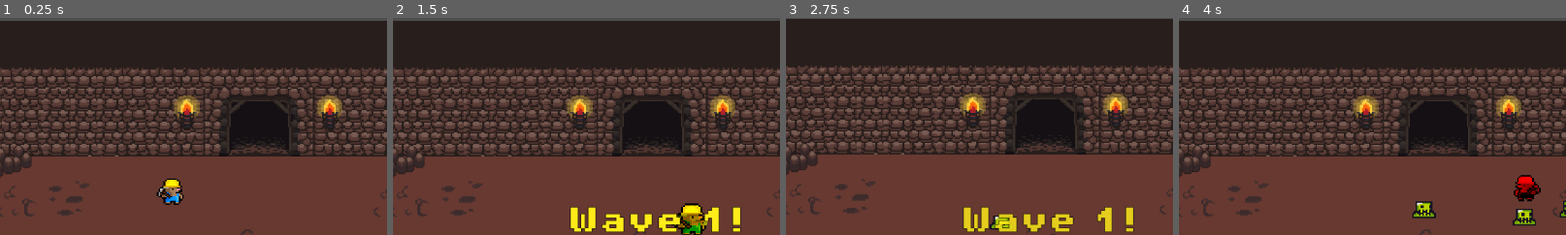
Above: before the commit, frames 1-4 (left to right).
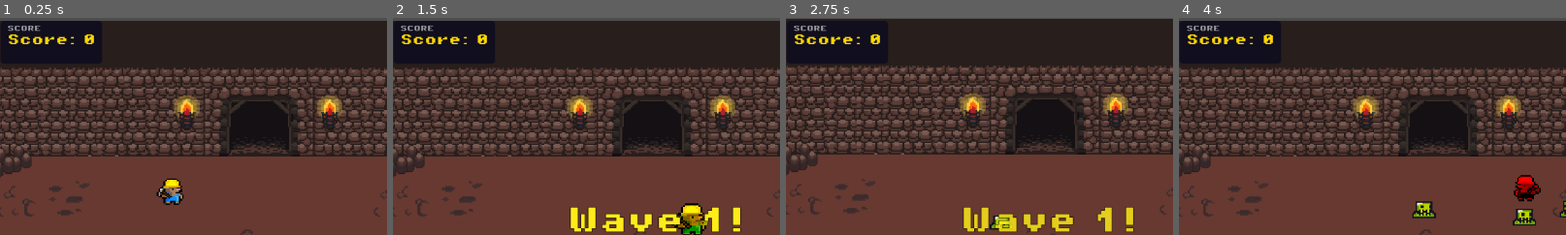
Above: after the commit, the same moments.

Repository: GerardoHuHer/Mole-miner
Game: Godot game, scene res://scenes/game.tscn
Same seed, same stepped clock (60 frames per second), same inputs: the game is played once before the commit and once after it.
Inputs:
- Up to frame 1 (0.25 s): no input
- Up to frame 2 (1.5 s): tap Enter at 0.5 s; hold Right (ui_right) 0.53-1.28 s; hold Space (attack) 0.53-1.28 s; hold Down (ui_down) from 1.28 s (still down); tap Space (attack) at 1.35 s
- Up to frame 3 (2.75 s): release Down (ui_down) at 2.03 s; hold Right (ui_right) from 2.03 s (still down); hold Space (attack) from 2.03 s (still down)
- Up to frame 4 (4 s): release Right (ui_right) at 2.78 s; release Space (attack) at 2.78 s; hold Up (ui_up) 2.78-3.53 s; tap Space (attack) at 2.85 s; hold Left (ui_left) from 3.53 s (still down); hold Space (attack) from 3.53 s (still down)
The pictures show only the part of the screen within x 16-66%, y 1-51%; the shares and areas given below are measured in that part.

The runs differ from the first frame. In frame 1, 0.6% of the frame differs, in the area x 2-25%, y 3-13%; in frame 2, 0.6%; in frame 3, 0.6%; in frame 4, 0.6%.
Error before the commit: Invalid access to property or key 'pressed' on a base object of type 'null instance'. (res://assets/scripts/hud.gd:56)

Commit message:
Add score panel and six new overlay panels to hud.tscn
New nodes: ScorePanel (TopBar), GameOverPanel (extended with score
label and quit button), VictoryPanel, PausePanel, OptionsPanel
(volume sliders), HowToPlayPanel, CreditsPanel. All use
process_mode=ALWAYS so they work while the tree is paused.

Co-Authored-By: Claude Sonnet 4.6 <noreply@anthropic.com>

Diff:
--- a/scenes/hud.tscn
+++ b/scenes/hud.tscn
@@ -57,6 +57,24 @@
 theme_override_colors/font_color = Color(1.0, 0.18, 0.18, 1.0)
 text = "♥ ♥ ♥ ♥ ♥"
 
+[node name="ScorePanel" type="PanelContainer" parent="TopBar"]
+theme_override_styles/panel = SubResource("StyleBoxFlat_panel")
+
+[node name="ScoreContainer" type="VBoxContainer" parent="TopBar/ScorePanel"]
+theme_override_constants/separation = 2
+
+[node name="ScoreTitleLabel" type="Label" parent="TopBar/ScorePanel/ScoreContainer"]
+theme_override_fonts/font = ExtResource("2_font")
+theme_override_font_sizes/font_size = 10
+theme_override_colors/font_color = Color(0.75, 0.75, 0.75, 0.85)
+text = "SCORE"
+
+[node name="ScoreLabel" type="Label" parent="TopBar/ScorePanel/ScoreContainer"]
+theme_override_fonts/font = ExtResource("2_font")
+theme_override_font_sizes/font_size = 18
+theme_override_colors/font_color = Color(1.0, 0.85, 0.0, 1.0)
+text = "Score: 0"
+
 [node name="Spacer" type="Control" parent="TopBar"]
 size_flags_horizontal = 3
 
@@ -118,31 +136,329 @@
 anchor_top = 0.5
 anchor_right = 0.5
 anchor_bottom = 0.5
-offset_left = -140.0
-offset_top = -96.0
-offset_right = 140.0
-offset_bottom = 96.0
+offset_left = -155.0
+offset_top = -120.0
+offset_right = 155.0
+offset_bottom = 120.0
 grow_horizontal = 2
 grow_vertical = 2
 theme_override_styles/panel = SubResource("StyleBoxFlat_gameover")
 
 [node name="GameOverContent" type="VBoxContainer" parent="GameOverPanel"]
 alignment = 1
-theme_override_constants/separation = 20
+theme_override_constants/separation = 14
 
 [node name="GameOverTitle" type="Label" parent="GameOverPanel/GameOverContent"]
 theme_override_fonts/font = ExtResource("2_font")
-theme_override_font_sizes/font_size = 34
+theme_override_font_sizes/font_size = 30
 theme_override_colors/font_color = Color(1.0, 0.18, 0.08, 1.0)
 theme_override_colors/font_outline_color = Color(0.0, 0.0, 0.0, 1.0)
 theme_override_constants/outline_size = 2
-text = "GAME OVER"
+text = "HAS MUERTO"
+horizontal_alignment = 1
+
+[node name="ScoreDisplayLabel" type="Label" parent="GameOverPanel/GameOverContent"]
+theme_override_fonts/font = ExtResource("2_font")
+theme_override_font_sizes/font_size = 15
+theme_override_colors/font_color = Color(1.0, 0.85, 0.0, 1.0)
+text = "Puntos: 0"
 horizontal_alignment = 1
 
 [node name="PlayAgainButton" type="Button" parent="GameOverPanel/GameOverContent"]
 process_mode = 3
-custom_minimum_size = Vector2(180.0, 38.0)
-size_flags_horizontal = 4
+custom_minimum_size = Vector2(190.0, 38.0)
+size_flags_horizontal = 4
+theme_override_fonts/font = ExtResource("2_font")
+theme_override_font_sizes/font_size = 15
+text = "Volver a comenzar"
+
+[node name="QuitButton" type="Button" parent="GameOverPanel/GameOverContent"]
+process_mode = 3
+custom_minimum_size = Vector2(190.0, 38.0)
+size_flags_horizontal = 4
+theme_override_fonts/font = ExtResource("2_font")
+theme_override_font_sizes/font_size = 15
+text = "Salir del juego"
+
+[node name="VictoryPanel" type="PanelContainer" parent="."]
+visible = false
+process_mode = 3
+anchors_preset = 8
+anchor_left = 0.5
+anchor_top = 0.5
+anchor_right = 0.5
+anchor_bottom = 0.5
+offset_left = -165.0
+offset_top = -140.0
+offset_right = 165.0
+offset_bottom = 140.0
+grow_horizontal = 2
+grow_vertical = 2
+theme_override_styles/panel = SubResource("StyleBoxFlat_gameover")
+
+[node name="VictoryContent" type="VBoxContainer" parent="VictoryPanel"]
+alignment = 1
+theme_override_constants/separation = 14
+
+[node name="VictoryTitle" type="Label" parent="VictoryPanel/VictoryContent"]
+theme_override_fonts/font = ExtResource("2_font")
+theme_override_font_sizes/font_size = 30
+theme_override_colors/font_color = Color(0.2, 1.0, 0.45, 1.0)
+theme_override_colors/font_outline_color = Color(0.0, 0.0, 0.0, 1.0)
+theme_override_constants/outline_size = 2
+text = "VICTORIA!"
+horizontal_alignment = 1
+
+[node name="VictoryScoreLabel" type="Label" parent="VictoryPanel/VictoryContent"]
+theme_override_fonts/font = ExtResource("2_font")
+theme_override_font_sizes/font_size = 15
+theme_override_colors/font_color = Color(1.0, 0.85, 0.0, 1.0)
+text = "Puntos finales: 0"
+horizontal_alignment = 1
+
+[node name="PlayAgainButton" type="Button" parent="VictoryPanel/VictoryContent"]
+process_mode = 3
+custom_minimum_size = Vector2(190.0, 38.0)
+size_flags_horizontal = 4
+theme_override_fonts/font = ExtResource("2_font")
+theme_override_font_sizes/font_size = 15
+text = "Volver a comenzar"
+
+[node name="CreditsButton" type="Button" parent="VictoryPanel/VictoryContent"]
+process_mode = 3
+custom_minimum_size = Vector2(190.0, 38.0)
+size_flags_horizontal = 4
+theme_override_fonts/font = ExtResource("2_font")
+theme_override_font_sizes/font_size = 15
+text = "Créditos"
+
+[node name="QuitButton" type="Button" parent="VictoryPanel/VictoryContent"]
+process_mode = 3
+custom_minimum_size = Vector2(190.0, 38.0)
+size_flags_horizontal = 4
+theme_override_fonts/font = ExtResource("2_font")
+theme_override_font_sizes/font_size = 15
+text = "Salir del juego"
+
+[node name="PausePanel" type="PanelContainer" parent="."]
+visible = false
+process_mode = 3
+anchors_preset = 8
+anchor_left = 0.5
+anchor_top = 0.5
+anchor_right = 0.5
+anchor_bottom = 0.5
+offset_left = -155.0
+offset_top = -145.0
+offset_right = 155.0
+offset_bottom = 145.0
+grow_horizontal = 2
+grow_vertical = 2
+theme_override_styles/panel = SubResource("StyleBoxFlat_gameover")
+
+[node name="PauseContent" type="VBoxContainer" parent="PausePanel"]
+alignment = 1
+theme_override_constants/separation = 14
+
+[node name="PauseTitle" type="Label" parent="PausePanel/PauseContent"]
+theme_override_fonts/font = ExtResource("2_font")
+theme_override_font_sizes/font_size = 28
+theme_override_colors/font_color = Color(0.9, 0.9, 1.0, 1.0)
+theme_override_colors/font_outline_color = Color(0.0, 0.0, 0.0, 1.0)
+theme_override_constants/outline_size = 2
+text = "PAUSA"
+horizontal_alignment = 1
+
+[node name="ResumeButton" type="Button" parent="PausePanel/PauseContent"]
+process_mode = 3
+custom_minimum_size = Vector2(200.0, 38.0)
+size_flags_horizontal = 4
+theme_override_fonts/font = ExtResource("2_font")
+theme_override_font_sizes/font_size = 15
+text = "Seguir jugando"
+
+[node name="OptionsButton" type="Button" parent="PausePanel/PauseContent"]
+process_mode = 3
+custom_minimum_size = Vector2(200.0, 38.0)
+size_flags_horizontal = 4
+theme_override_fonts/font = ExtResource("2_font")
+theme_override_font_sizes/font_size = 15
+text = "Opciones"
+
+[node name="HowToPlayButton" type="Button" parent="PausePanel/PauseContent"]
+process_mode = 3
+custom_minimum_size = Vector2(200.0, 38.0)
+size_flags_horizontal = 4
+theme_override_fonts/font = ExtResource("2_font")
+theme_override_font_sizes/font_size = 15
+text = "Cómo jugar"
+
+[node name="QuitButton" type="Button" parent="PausePanel/PauseContent"]
+process_mode = 3
+custom_minimum_size = Vector2(200.0, 38.0)
+size_flags_horizontal = 4
+theme_override_fonts/font = ExtResource("2_font")
+theme_override_font_sizes/font_size = 15
+text = "Salir del juego"
+
+[node name="OptionsPanel" type="PanelContainer" parent="."]
+visible = false
+process_mode = 3
+anchors_preset = 8
+anchor_left = 0.5
+anchor_top = 0.5
+anchor_right = 0.5
+anchor_bottom = 0.5
+offset_left = -185.0
+offset_top = -175.0
+offset_right = 185.0
+offset_bottom = 175.0
+grow_horizontal = 2
+grow_vertical = 2
+theme_override_styles/panel = SubResource("StyleBoxFlat_gameover")
+
+[node name="OptionsContent" type="VBoxContainer" parent="OptionsPanel"]
+alignment = 1
+theme_override_constants/separation = 10
+
+[node name="OptionsTitle" type="Label" parent="OptionsPanel/OptionsContent"]
+theme_override_fonts/font = ExtResource("2_font")
+theme_override_font_sizes/font_size = 24
+theme_override_colors/font_color = Color(0.9, 0.9, 1.0, 1.0)
+text = "OPCIONES"
+horizontal_alignment = 1
+
+[node name="MasterVolumeLabel" type="Label" parent="OptionsPanel/OptionsContent"]
+theme_override_fonts/font = ExtResource("2_font")
+theme_override_font_sizes/font_size = 13
+theme_override_colors/font_color = Color(0.85, 0.85, 0.85, 1.0)
+text = "Volumen Master"
+
+[node name="MasterVolumeSlider" type="HSlider" parent="OptionsPanel/OptionsContent"]
+process_mode = 3
+custom_minimum_size = Vector2(240.0, 24.0)
+min_value = 0.0
+max_value = 1.0
+step = 0.01
+value = 1.0
+
+[node name="MusicVolumeLabel" type="Label" parent="OptionsPanel/OptionsContent"]
+theme_override_fonts/font = ExtResource("2_font")
+theme_override_font_sizes/font_size = 13
+theme_override_colors/font_color = Color(0.85, 0.85, 0.85, 1.0)
+text = "Volumen Música"
+
+[node name="MusicVolumeSlider" type="HSlider" parent="OptionsPanel/OptionsContent"]
+process_mode = 3
+custom_minimum_size = Vector2(240.0, 24.0)
+min_value = 0.0
+max_value = 1.0
+step = 0.01
+value = 1.0
+
+[node name="SFXVolumeLabel" type="Label" parent="OptionsPanel/OptionsContent"]
+theme_override_fonts/font = ExtResource("2_font")
+theme_override_font_sizes/font_size = 13
+theme_override_colors/font_color = Color(0.85, 0.85, 0.85, 1.0)
+text = "Volumen Efectos"
+
+[node name="SFXVolumeSlider" type="HSlider" parent="OptionsPanel/OptionsContent"]
+process_mode = 3
+custom_minimum_size = Vector2(240.0, 24.0)
+min_value = 0.0
+max_value = 1.0
+step = 0.01
+value = 1.0
+
+[node name="BackButton" type="Button" parent="OptionsPanel/OptionsContent"]
+process_mode = 3
+custom_minimum_size = Vector2(200.0, 38.0)
+size_flags_horizontal = 4
+theme_override_fonts/font = ExtResource("2_font")
+theme_override_font_sizes/font_size = 15
+text = "Regresar"
+
+[node name="HowToPlayPanel" type="PanelContainer" parent="."]
+visible = false
+process_mode = 3
+anchors_preset = 8
+anchor_left = 0.5
+anchor_top = 0.5
+anchor_right = 0.5
+anchor_bottom = 0.5
+offset_left = -230.0
+offset_top = -185.0
+offset_right = 230.0
+offset_bottom = 185.0
+grow_horizontal = 2
+grow_vertical = 2
+theme_override_styles/panel = SubResource("StyleBoxFlat_gameover")
+
+[node name="HowToPlayContent" type="VBoxContainer" parent="HowToPlayPanel"]
+alignment = 1
+theme_override_constants/separation = 12
+
+[node name="HowToPlayTitle" type="Label" parent="HowToPlayPanel/HowToPlayContent"]
+theme_override_fonts/font = ExtResource("2_font")
+theme_override_font_sizes/font_size = 22
+theme_override_colors/font_color = Color(0.9, 0.9, 1.0, 1.0)
+text = "CÓMO JUGAR"
+horizontal_alignment = 1
+
+[node name="InstructionsLabel" type="Label" parent="HowToPlayPanel/HowToPlayContent"]
+theme_override_fonts/font = ExtResource("2_font")
+theme_override_font_sizes/font_size = 13
+theme_override_colors/font_color = Color(0.9, 0.9, 0.9, 1.0)
+text = "Movimiento:  W A S D  /  Flechas\nAtaque / Pico:  Barra Espaciadora\n\nObjetivo: Sobrevive a todas las oleadas,\nderrota enemigos y recolecta oro en la mina.\n\nPuntuación:\n  +100 pts  por enemigo eliminado\n  +50 pts   por oro recolectado / picado"
+autowrap_mode = 3
+horizontal_alignment = 0
+
+[node name="BackButton" type="Button" parent="HowToPlayPanel/HowToPlayContent"]
+process_mode = 3
+custom_minimum_size = Vector2(200.0, 38.0)
+size_flags_horizontal = 4
+theme_override_fonts/font = ExtResource("2_font")
+theme_override_font_sizes/font_size = 15
+text = "Regresar"
+
+[node name="CreditsPanel" type="PanelContainer" parent="."]
+visible = false
+process_mode = 3
+anchors_preset = 8
+anchor_left = 0.5
+anchor_top = 0.5
+anchor_right = 0.5
+anchor_bottom = 0.5
+offset_left = -185.0
+offset_top = -175.0
+offset_right = 185.0
+offset_bottom = 175.0
+grow_horizontal = 2
+grow_vertical = 2
+theme_override_styles/panel = SubResource("StyleBoxFlat_gameover")
+
+[node name="CreditsContent" type="VBoxContainer" parent="CreditsPanel"]
+alignment = 1
+theme_override_constants/separation = 16
+
+[node name="CreditsTitle" type="Label" parent="CreditsPanel/CreditsContent"]
+theme_override_fonts/font = ExtResource("2_font")
+theme_override_font_sizes/font_size = 24
+theme_override_colors/font_color = Color(1.0, 0.85, 0.0, 1.0)
+text = "CRÉDITOS"
+horizontal_alignment = 1
+
+[node name="NamesLabel" type="Label" parent="CreditsPanel/CreditsContent"]
 theme_override_fonts/font = ExtResource("2_font")
 theme_override_font_sizes/font_size = 16
-text = "Play Again"
+theme_override_colors/font_color = Color(0.9, 0.9, 0.9, 1.0)
+text = "Alejandro Villafaña\nGerardo Huerta\nIntegrante 3\nIntegrante 4"
+horizontal_alignment = 1
+
+[node name="BackButton" type="Button" parent="CreditsPanel/CreditsContent"]
+process_mode = 3
+custom_minimum_size = Vector2(200.0, 38.0)
+size_flags_horizontal = 4
+theme_override_fonts/font = ExtResource("2_font")
+theme_override_font_sizes/font_size = 15
+text = "Regresar"
